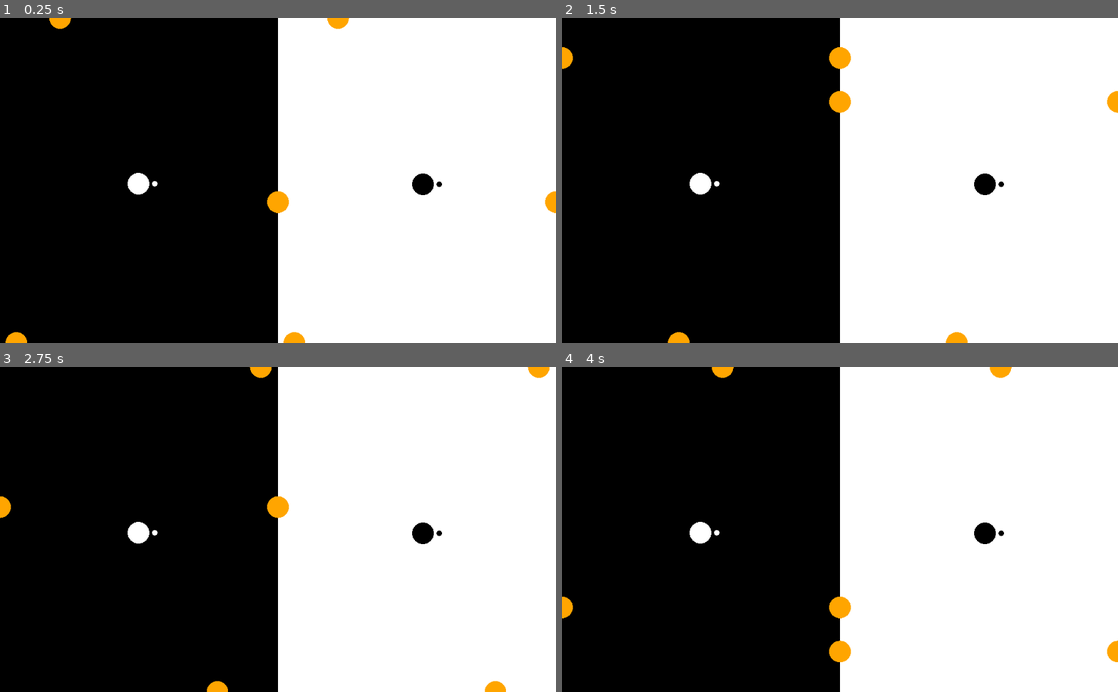
Above: before the commit, frames 1-4 (two rows, left to right).
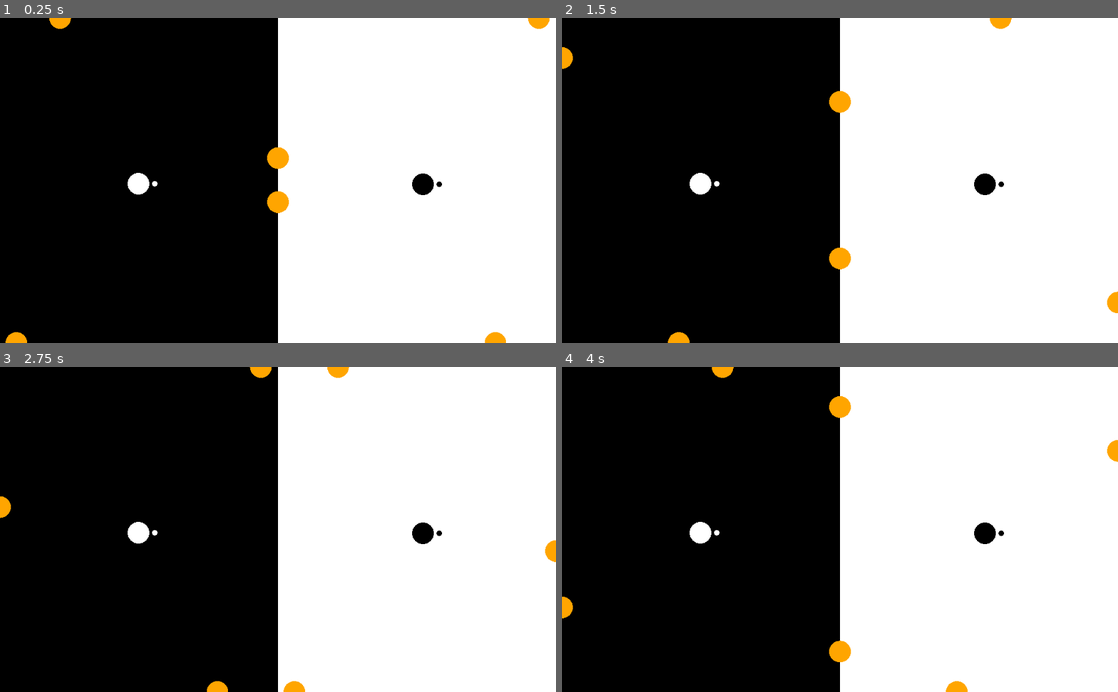
Above: after the commit, the same moments.

Repository: doctor-g/GGJ22
Game: Godot game, scene res://World/World.tscn
Same seed, same stepped clock (60 frames per second), same inputs: the game is played once before the commit and once after it.
Inputs:
- Up to frame 1 (0.25 s): no input
- Up to frame 2 (1.5 s): no input
- Up to frame 3 (2.75 s): no input
- Up to frame 4 (4 s): no input

The runs differ from the first frame. In frame 1, 0.7% of the frame differs, in the area x 48-100%, y 0-100%; in frame 2, 0.9%; in frame 3, 0.7%; in frame 4, 0.9%.

Commit message:
Make destroying sparks spawn enemies

Diff:
--- a/project/Enemy/Enemy.gd
+++ b/project/Enemy/Enemy.gd
@@ -8,14 +8,9 @@
 # exported variables
 export var speed := 100.0
 
-# public variables
 var target: KinematicBody2D setget _set_target
 
-# private variables
 var _direction := Vector2.RIGHT
-
-# onready variables
-
 
 func _physics_process(delta: float)->void:
 	var angle_to_target = get_angle_to(target.get_global_transform().origin)
--- a/project/Spark/Spark.gd
+++ b/project/Spark/Spark.gd
@@ -1,4 +1,6 @@
 extends PathFollow2D
+
+signal death
 
 const UNIT_PER_SECOND := 0.2
 
@@ -12,6 +14,7 @@
 
 
 func damage():
+	emit_signal("death")
 	queue_free()
 
 
--- a/project/World/World.gd
+++ b/project/World/World.gd
@@ -2,7 +2,12 @@
 
 const SPARK := preload("res://Spark/Spark.tscn")
 const NUM_SPARKS := 3
+const RIGHT_SPARK_UNIT_OFFSET := 1/(NUM_SPARKS*2.0)
+const ENEMY := preload("res://Enemy/Enemy.tscn")
 
+onready var _enemies := $Enemies
+onready var _player1 := $LeftZone/Player1
+onready var _player2 := $RightZone/Player2
 
 func _ready():
 	for i in NUM_SPARKS:
@@ -11,11 +16,12 @@
 		var left = SPARK.instance()
 		$LeftSparkPath.add_child(left)
 		left.unit_offset = percent_along
+		left.connect("death", self, "_on_Spark_death", [left, true], CONNECT_ONESHOT)
 
 		var right = SPARK.instance()
 		$RightSparkPath.add_child(right)
-		right.unit_offset = percent_along
-
+		right.unit_offset = percent_along + RIGHT_SPARK_UNIT_OFFSET
+		right.connect("death", self, "_on_Spark_death", [right, false], CONNECT_ONESHOT)
 
 
 func _on_Player1_death():
@@ -24,3 +30,16 @@
 
 func _on_Player2_death():
 	print("PLAYER 1 WINS")
+
+
+func _on_Spark_death(spark:Node2D, left:bool)->void:
+	call_deferred("_spawn_enemy", spark,left)
+
+
+func _spawn_enemy(spark:Node2D, left:bool)->void:
+	var enemy = ENEMY.instance()
+	_enemies.add_child(enemy)
+	enemy.global_position = spark.global_position
+	var viewport_width = get_viewport_rect().size.x
+	enemy.position.x += (viewport_width/2 if left else -viewport_width/2)
+	enemy.target = _player2 if left else _player1
--- a/project/World/World.tscn
+++ b/project/World/World.tscn
@@ -1,9 +1,19 @@
-[gd_scene load_steps=5 format=2]
+[gd_scene load_steps=7 format=2]
 
 [ext_resource path="res://World/World.gd" type="Script" id=1]
 [ext_resource path="res://Player/Player.tscn" type="PackedScene" id=2]
 [ext_resource path="res://World/ZoneBounds.tscn" type="PackedScene" id=3]
 [ext_resource path="res://World/SparkPath.gd" type="Script" id=4]
+
+[sub_resource type="Curve2D" id=1]
+_data = {
+"points": PoolVector2Array(  )
+}
+
+[sub_resource type="Curve2D" id=2]
+_data = {
+"points": PoolVector2Array(  )
+}
 
 [node name="World" type="Node2D"]
 script = ExtResource( 1 )
@@ -44,11 +54,15 @@
 player_index = 1
 
 [node name="LeftSparkPath" type="Path2D" parent="."]
+curve = SubResource( 1 )
 script = ExtResource( 4 )
 
 [node name="RightSparkPath" type="Path2D" parent="."]
 position = Vector2( 512, 0 )
+curve = SubResource( 2 )
 script = ExtResource( 4 )
+
+[node name="Enemies" type="Node" parent="."]
 
 [connection signal="death" from="LeftZone/Player1" to="." method="_on_Player1_death"]
 [connection signal="death" from="RightZone/Player2" to="." method="_on_Player2_death"]
